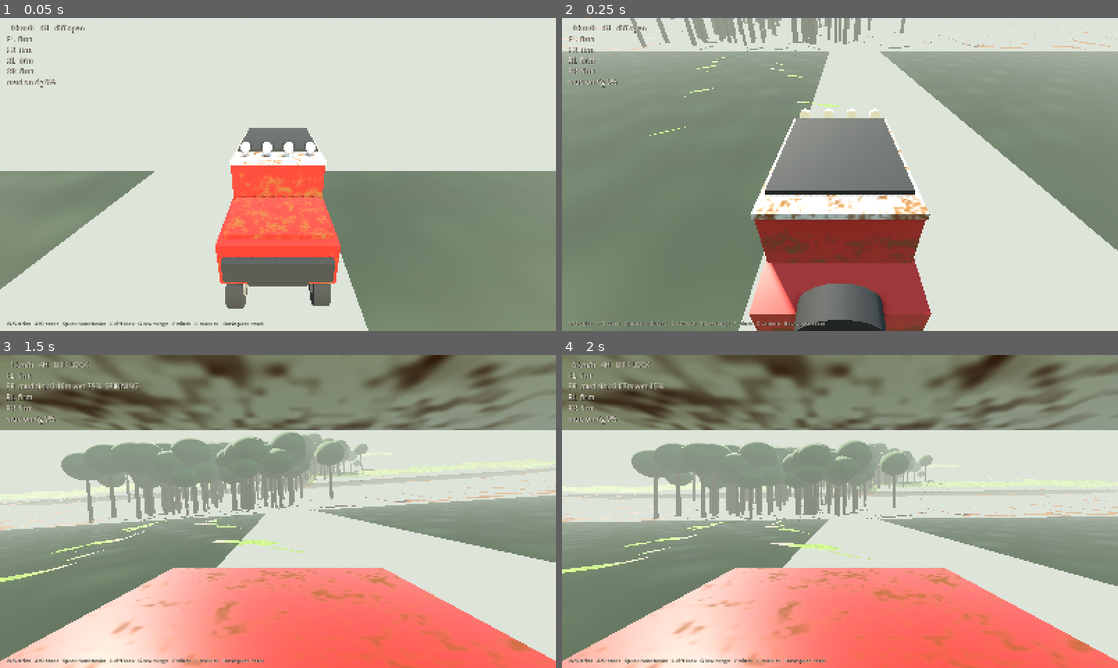
Above: before the commit, frames 1-4 (two rows, left to right).
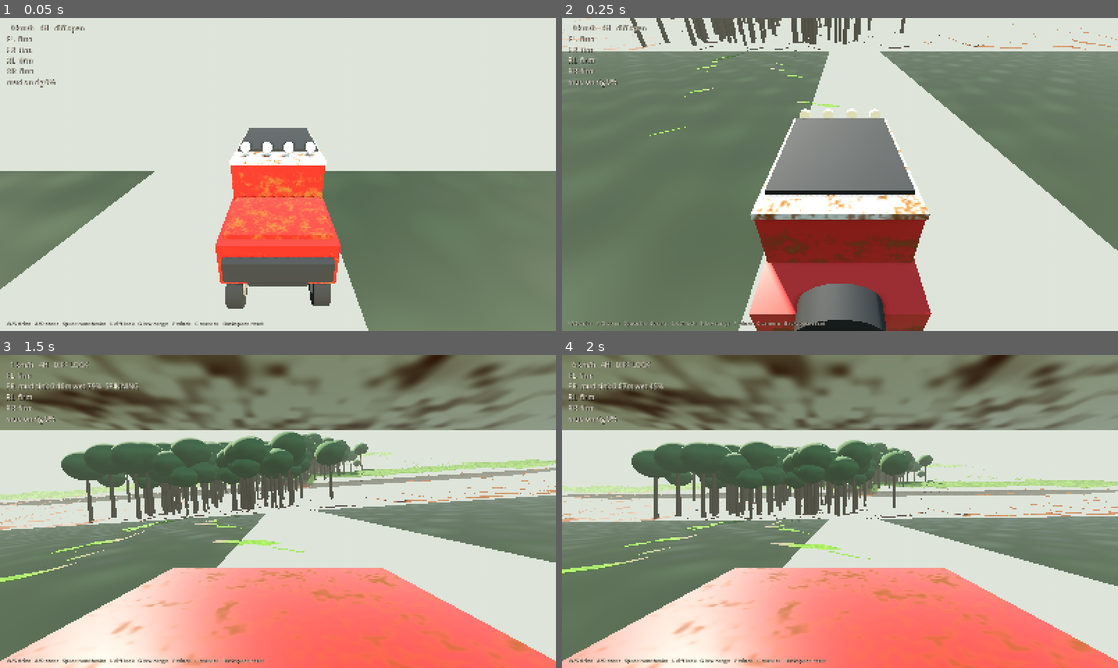
Above: after the commit, the same moments.

Repository: ddistor/4x4-test
Game: Godot game, scene res://scenes/main.tscn
Two runs of this game, one before a commit and one after it. Both use one fixed random seed, a clock stepped at 60 frames per second and the inputs below.
Inputs:
- Up to frame 1 (0.05 s): no input
- Up to frame 2 (0.25 s): no input
- Up to frame 3 (1.5 s): hold D (steer_right) 0.53-1.28 s; hold C (camera_toggle) 0.53-1.28 s; hold S (brake) from 1.28 s (still down); tap L (diff_lock) at 1.35 s
- Up to frame 4 (2 s): keep holding S (brake)

The runs differ from the first frame. In frame 1, 0.3% of the frame differs, in the area x 0-100%, y 48-52%; in frame 2, 19%, in the area x 0-100%, y 0-39%; in frame 3, 17%; in frame 4, 17%.

Commit message:
Thin the fog, darken ground colours so the trail reads
Co-Authored-By: Claude Fable 5.1 <noreply@anthropic.com>
Claude-Session: https://claude.ai/code/session_01Q6pH2q8xXJ5VFSmNey9FEL

Diff:
--- a/scripts/main.gd
+++ b/scripts/main.gd
@@ -33,7 +33,7 @@
 	var sun := DirectionalLight3D.new()
 	sun.name = "Sun"
 	sun.light_color = Color(1.0, 0.93, 0.82)
-	sun.light_energy = 1.4
+	sun.light_energy = 1.8
 	sun.shadow_enabled = true
 	sun.directional_shadow_max_distance = 120.0
 	sun.rotation_degrees = Vector3(-42, 35, 0)
@@ -43,17 +43,17 @@
 	var sky := Sky.new()
 	var sky_mat := ProceduralSkyMaterial.new()
 	sky_mat.sky_top_color = Color(0.45, 0.6, 0.78)
-	sky_mat.sky_horizon_color = Color(0.78, 0.8, 0.76)
+	sky_mat.sky_horizon_color = Color(0.72, 0.76, 0.7)
 	sky_mat.ground_bottom_color = Color(0.3, 0.32, 0.25)
 	sky_mat.ground_horizon_color = Color(0.7, 0.72, 0.66)
 	sky.sky_material = sky_mat
 	env.background_mode = Environment.BG_SKY
 	env.sky = sky
 	env.ambient_light_source = Environment.AMBIENT_SOURCE_SKY
-	env.ambient_light_energy = 0.9
+	env.ambient_light_energy = 0.45
 	env.fog_enabled = true
 	env.fog_light_color = Color(0.76, 0.8, 0.74)
-	env.fog_density = 0.006
+	env.fog_density = 0.0012
 	env.tonemap_mode = Environment.TONE_MAPPER_FILMIC
 	env.ssao_enabled = true
 	var we := WorldEnvironment.new()
--- a/shaders/terrain.gdshader
+++ b/shaders/terrain.gdshader
@@ -8,9 +8,9 @@
 
 uniform vec3 clay_dry = vec3(0.62, 0.33, 0.14);     // Morong laterite, sun-baked
 uniform vec3 clay_wet = vec3(0.36, 0.17, 0.07);     // same clay after rain
-uniform vec3 grass    = vec3(0.30, 0.42, 0.16);
-uniform vec3 paddy    = vec3(0.38, 0.52, 0.20);
-uniform vec3 gravel   = vec3(0.52, 0.47, 0.40);
+uniform vec3 grass    = vec3(0.22, 0.36, 0.12);
+uniform vec3 paddy    = vec3(0.28, 0.46, 0.14);
+uniform vec3 gravel   = vec3(0.42, 0.36, 0.28);
 
 varying vec3 world_pos;
 varying float v_rut;
